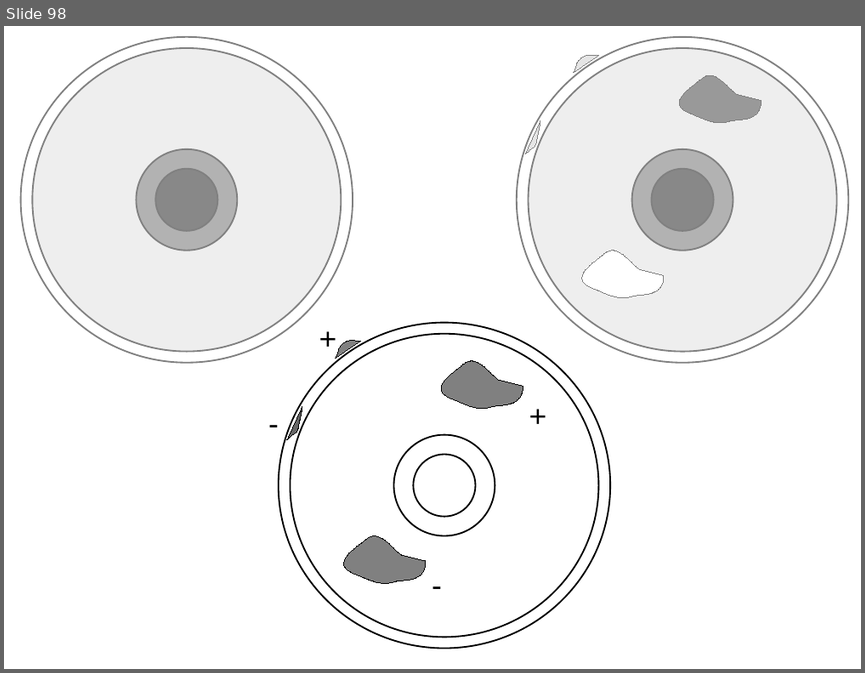
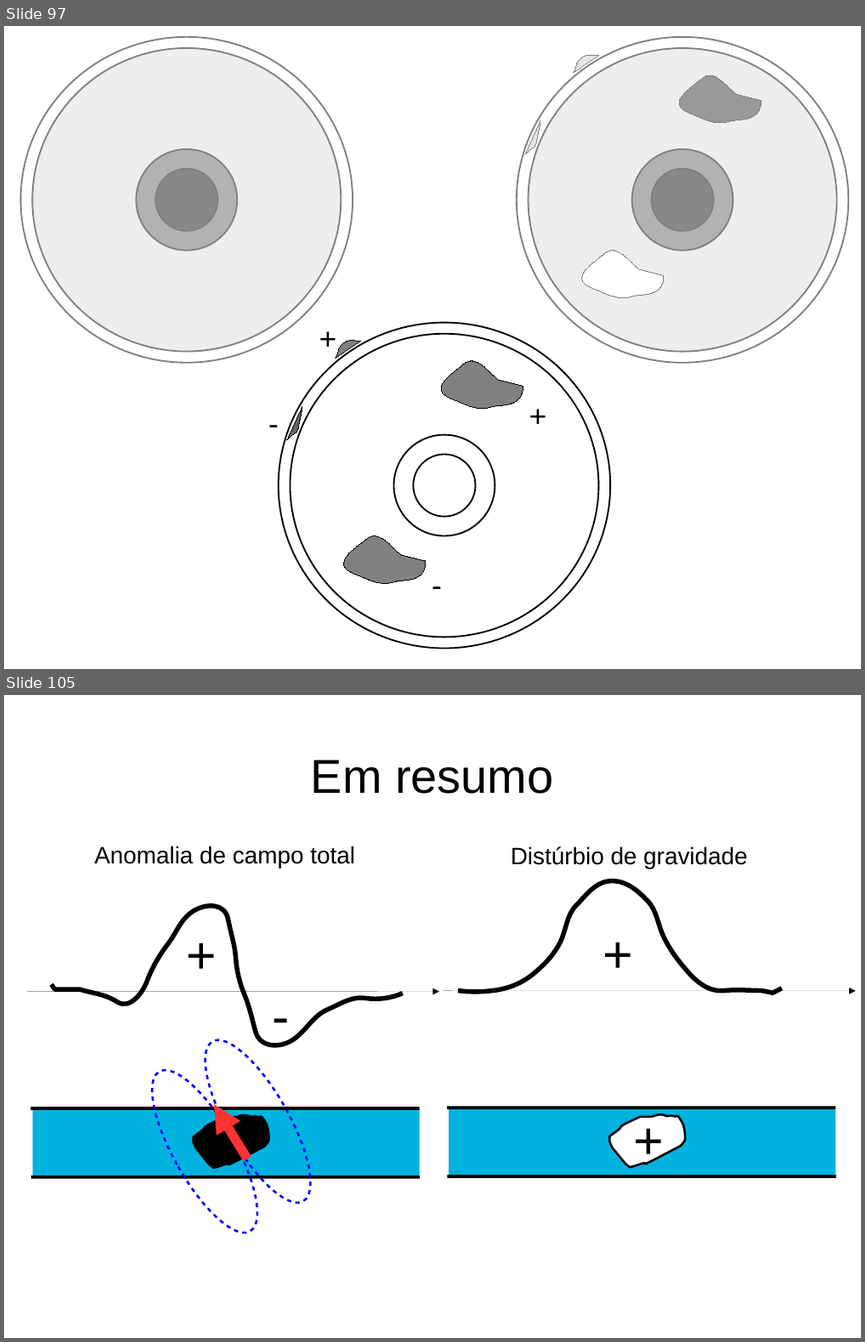
Before and after one commit to birocoles/UFRRJ-SEGEO2017, a slide deck: presentation/SEGEO2017.odp. Shown one above the other, each under a label of ours: slide 98 before the commit, slides 97 and 105 after it; the slides between them are not shown. The pictures are 865x673 and 865x1342 pixels, drawn with LibreOffice and Linux fonts; fonts in the diff are those of the drawing. Boxes give left, top, right and bottom in pixels: in the first picture for what was removed or moved away, otherwise in the second. Text is boxed around its words. In the diff, an @@ line names an element or a change of style, - is before the commit and + after.

```diff
--- a/presentation/SEGEO2017.odp
+++ b/presentation/SEGEO2017.odp
@@ slide 105 added at (4,695,861,1338), background #FFFFFF @@
@@ title added at (311,760,553,794), 44 pt, text #000000 @@
+Em resumo
@@ text added at (94,845,355,868), 22 pt, text #000000 @@
+Anomalia de campo total
@@ text added at (511,846,747,868), 22 pt, text #000000 @@
+Distúrbio de gravidade
@@ freeform shape added at (458,881,783,993), outline #000000 4.31 pt @@
@@ group added at (27,906,439,1045): 2 texts, 1 arrow, 1 freeform shape @@
+-
++
@@ text added at (595,917,641,982), 48 pt, text #000000 @@
++
@@ arrow added from (443, 991) to (856, 991), #000000 0 pt @@
@@ ellipse added at (186,1027,330,1216), outline #0000FF 2.01 pt @@
@@ ellipse added at (133,1056,277,1247), outline #0000FF 2.01 pt @@
@@ freeform shape added at (188,1099,276,1177), fill #000000, outline #000000 2.01 pt @@
@@ freeform shape added at (605,1098,692,1176), fill #FFFFFF, outline #000000 2.01 pt @@
@@ line added from (30, 1108) to (419, 1108), #000000 3 pt @@
@@ rectangle added at (33,1108,420,1176), fill #00B3DF @@
@@ arrow added from (247, 1158) to (214, 1104), #FF3333 8.65 pt @@
@@ line added from (447, 1108) to (836, 1108), #000000 3 pt @@
@@ rectangle added at (449,1108,836,1176), fill #00B3DF @@
@@ text added at (626,1103,672,1169), 48 pt, text #000000 @@
++
@@ line added from (31, 1177) to (420, 1177), #000000 3 pt @@
@@ line added from (447, 1176) to (836, 1176), #000000 3 pt @@
@@ what was slide 98 is now slide 97 @@
```
Also in this commit, not shown: 1 slide changed, 14 other slides added, 7 slides removed, 1 other file.
